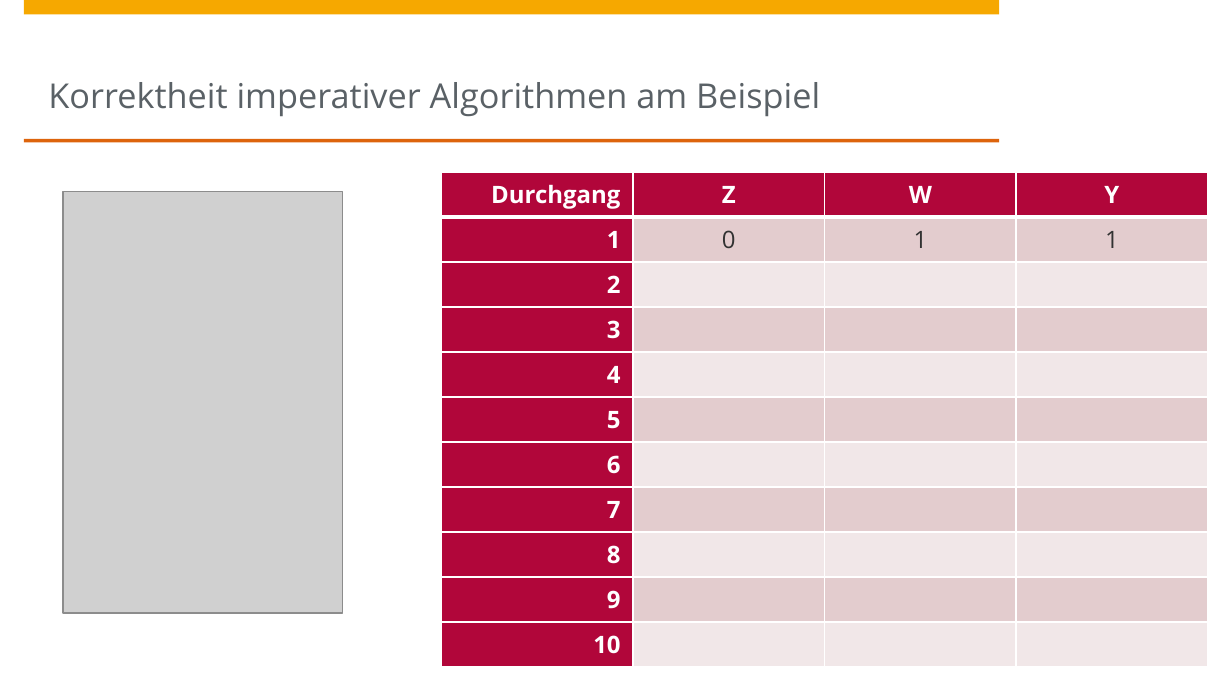
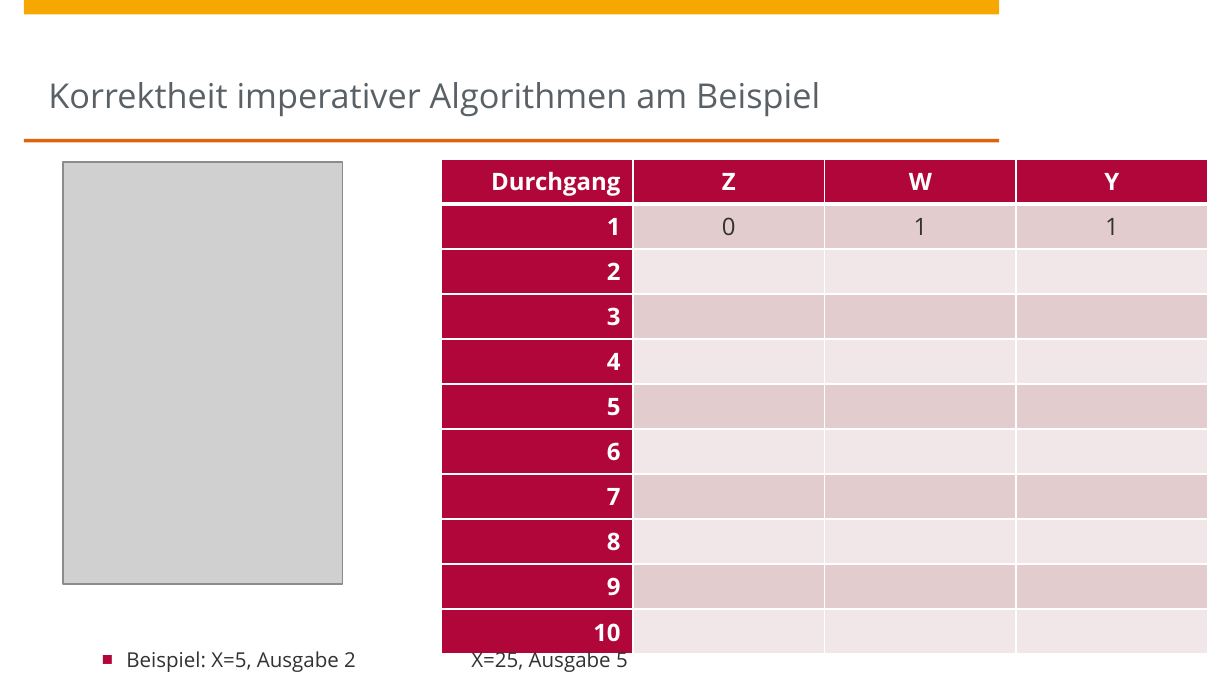
Before and after one commit to HPI-Artificial-Intelligence-Teaching/23-pt2, a slide deck: slide 29 of unit3/Unit3a.pptx. Drawn at 1232x693 pixels with LibreOffice and Linux fonts; fonts in the diff are those of the drawing; grey boxes stand for pictures; background and template pictures are left out. Boxes give left, top, right and bottom in pixels: in the first picture for what was removed or moved away, otherwise in the second. Text is boxed around its words. In the diff, an @@ line names an element or a change of style, - is before the commit and + after.

```diff
--- a/unit3/Unit3a.pptx
+++ b/unit3/Unit3a.pptx
@@ picture: place and size @@
-picture at bbox=[63, 191, 342, 612]
+picture at bbox=[63, 163, 342, 584]
@@ table: place and size @@
-table at bbox=[441, 172, 1210, 658]
+table at bbox=[441, 159, 1210, 646]
@@ text added at bbox=[126, 648, 628, 672], 12 pt, text #323232 @@
+■ Beispiel: X=5, Ausgabe 2 X=25, Ausgabe 5
```
Also in this commit, not shown: 12 other slides changed.
